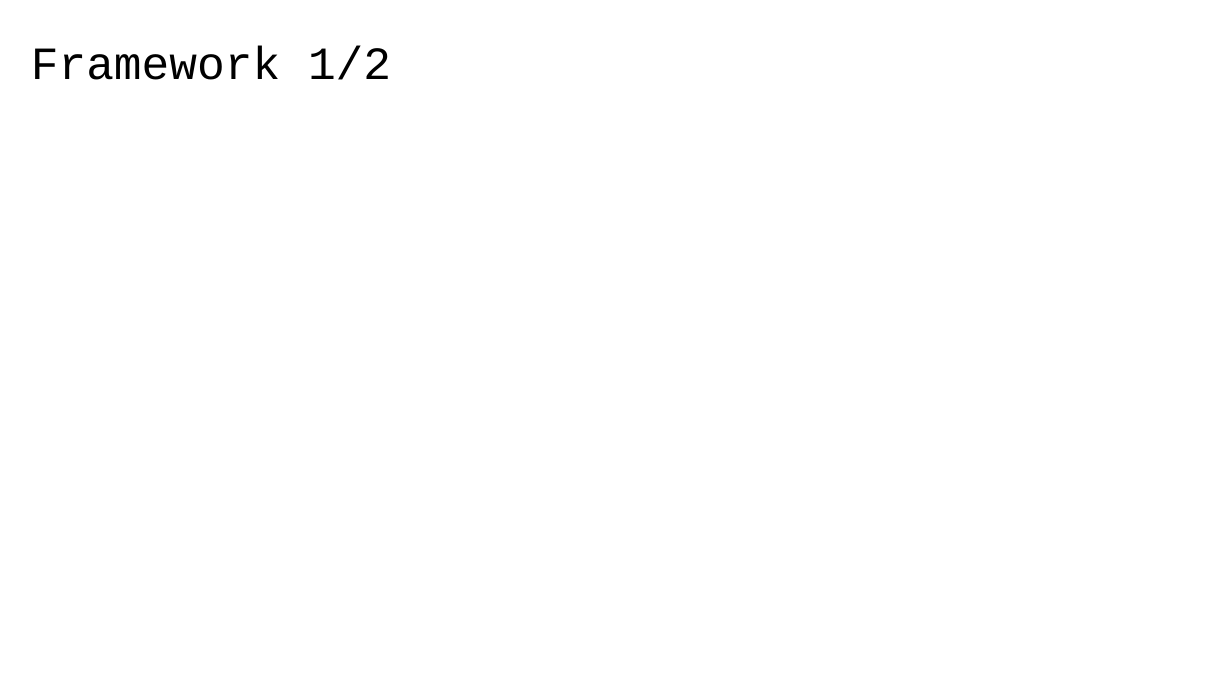
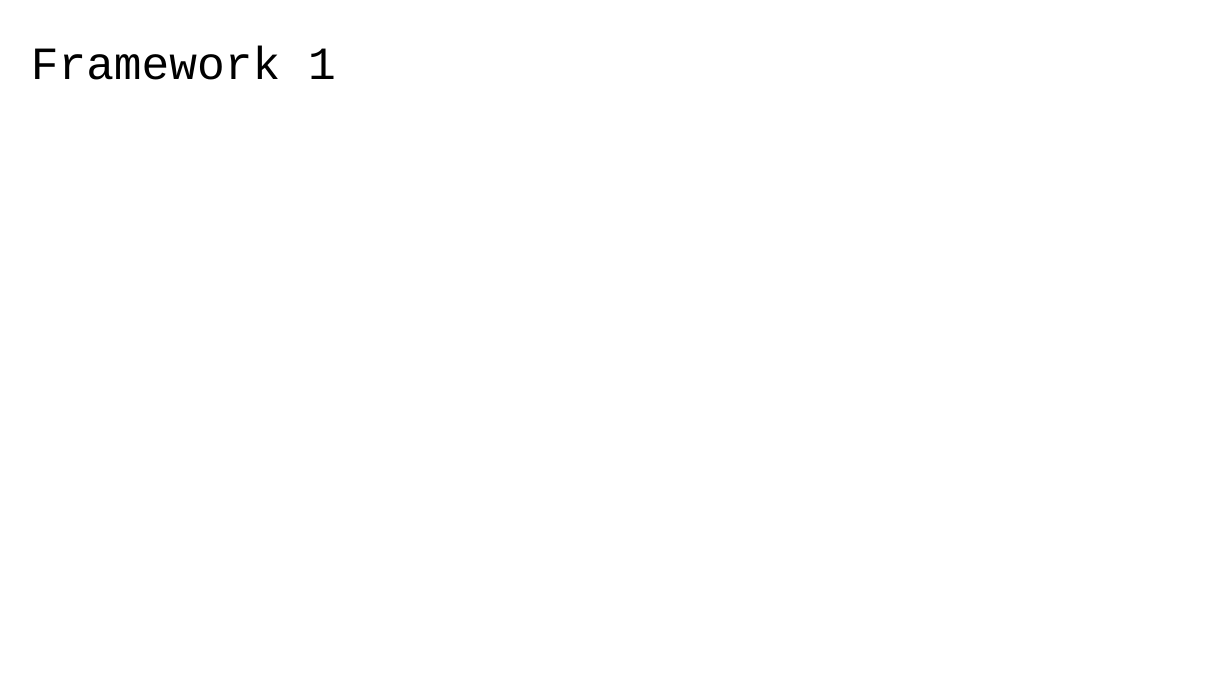
Before and after one commit to 40tude/02_Data-Science_Fullstack_march_2024, a slide deck: slide 8 of 05_supervised_ML/99_Project_Conversion_rate_challenge/01_conversion_rate_challenge.pptx. Drawn at 1232x693 pixels with LibreOffice and Linux fonts; fonts in the diff are those of the drawing. Boxes give left, top, right and bottom in pixels: in the first picture for what was removed or moved away, otherwise in the second. Text is boxed around its words. In the diff, an @@ line names an element or a change of style, - is before the commit and + after.

```diff
--- a/05_supervised_ML/99_Project_Conversion_rate_challenge/01_conversion_rate_challenge.pptx
+++ b/05_supervised_ML/99_Project_Conversion_rate_challenge/01_conversion_rate_challenge.pptx
@@ title at box(31, 46, 336, 80): text changed @@
-Framework 1/2
+Framework 1
```
Also in this commit, not shown: 3 other slides changed, 1 slide removed, 9 other files.
